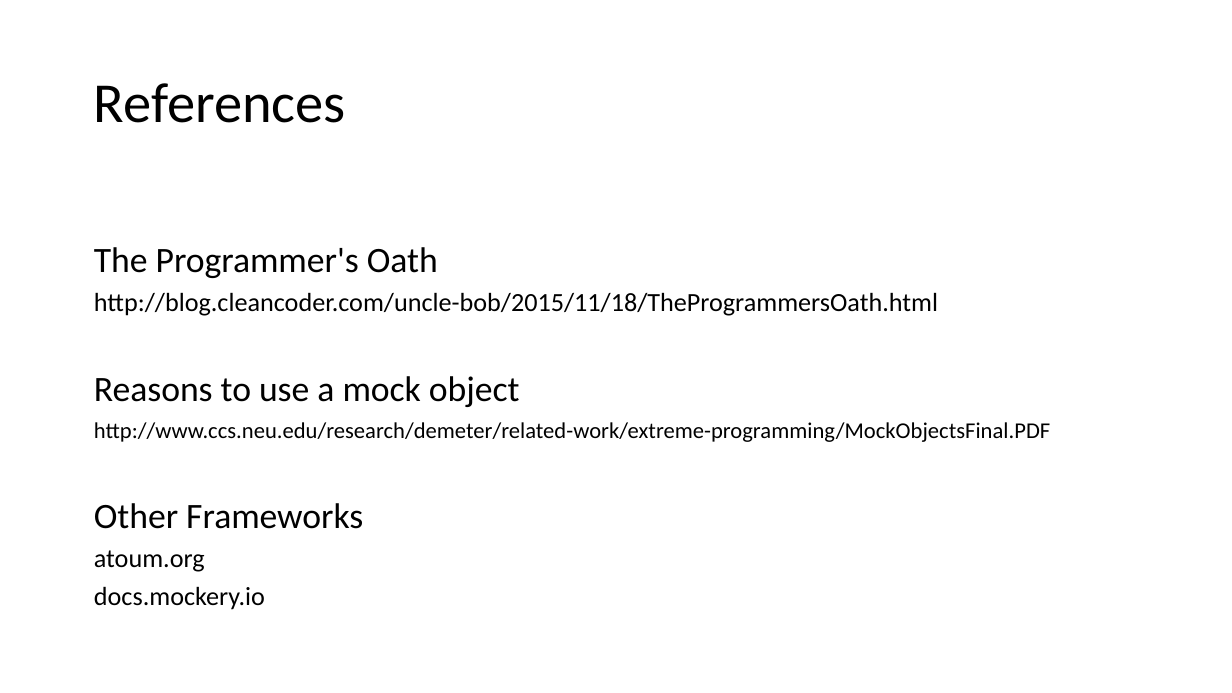
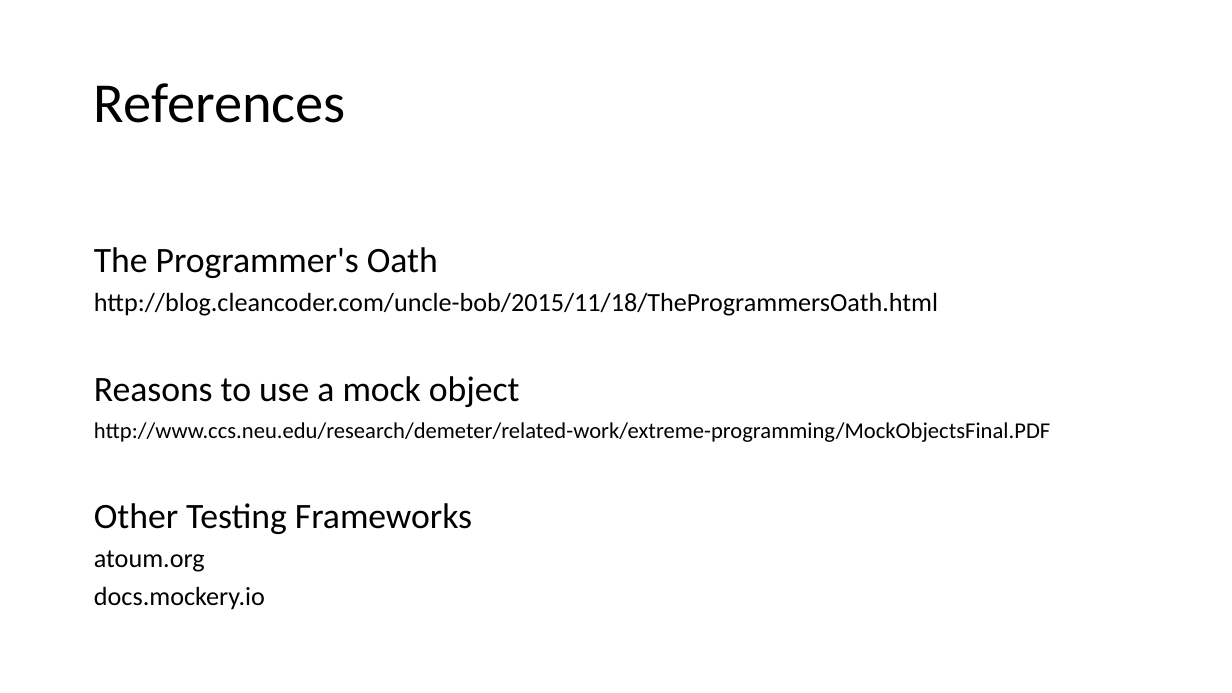
Before and after one commit to docljn/phpunit-or-prophecy-for-mocks, a slide deck: slide 56 of Creating Unit Test Mocks - PHPUnit or Prophecy.pptx (slide 55 before the commit). Drawn at 1232x693 pixels with LibreOffice and Linux fonts; fonts in the diff are those of the drawing. Boxes give left, top, right and bottom in pixels: in the first picture for what was removed or moved away, otherwise in the second. Text is boxed around its words. In the diff, an @@ line names an element or a change of style, - is before the commit and + after.

```diff
--- a/Creating Unit Test Mocks - PHPUnit or Prophecy.pptx
+++ b/Creating Unit Test Mocks - PHPUnit or Prophecy.pptx
@@ text at box(94, 503, 472, 534): text changed @@
-Other Frameworks
+Other Testing Frameworks
```
Also in this commit, not shown: 10 other slides changed, 1 slide added, 4 other files.
